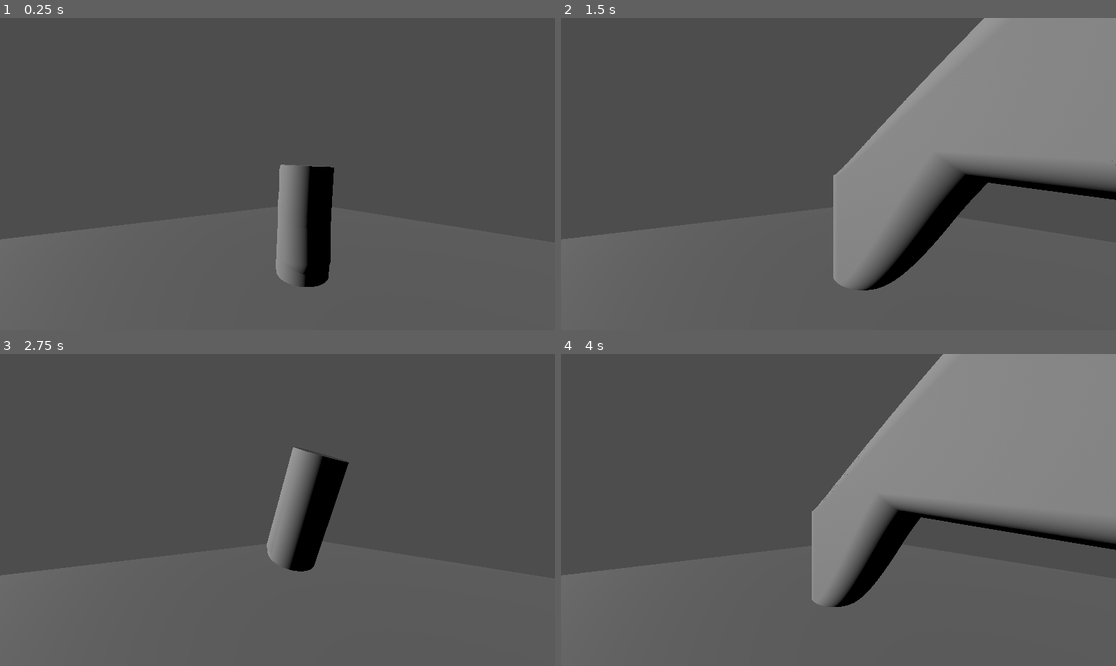
Above: before the commit, frames 1-4 (two rows, left to right).
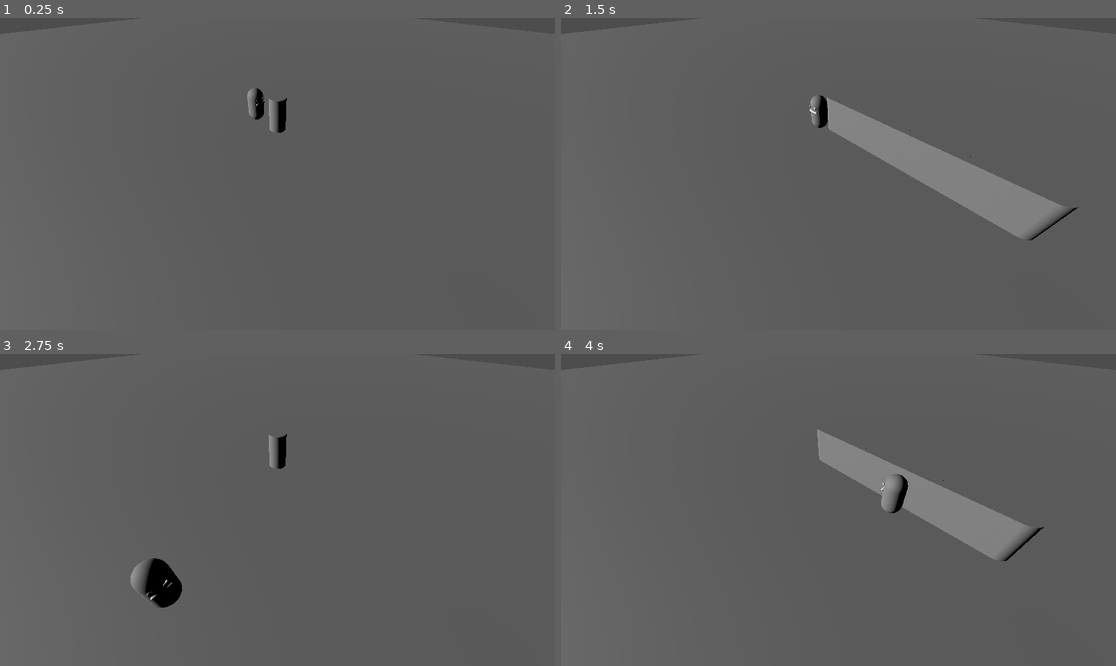
Above: after the commit, the same moments.

Repository: Luciferui/4D-Game
Game: Godot game, scene res://node.tscn
Two runs of this game, one before a commit and one after it. Both use one fixed random seed, a clock stepped at 60 frames per second and the inputs below.
Inputs:
- Up to frame 1 (0.25 s): no input
- Up to frame 2 (1.5 s): hold D (move_right) 0.53-1.28 s; hold I (T_glob_reinit) 0.53-1.28 s; hold S (move_back) from 1.28 s (still down); tap P (pi2_xw) at 1.35 s
- Up to frame 3 (2.75 s): release S (move_back) at 2.03 s; hold D (move_right) from 2.03 s (still down); hold O (reinit_xw) from 2.03 s (still down)
- Up to frame 4 (4 s): release D (move_right) at 2.78 s; release O (reinit_xw) at 2.78 s; hold W (move_forward) 2.78-3.53 s; tap I (T_glob_reinit) at 2.85 s; hold A (move_left) from 3.53 s (still down); hold P (pi2_xw) from 3.53 s (still down)

The runs differ from the first frame. In frame 1, 3.7% of the frame differs, in the area x 0-61%, y 22-87%; in frame 2, 27%; in frame 3, 4.5%; in frame 4, 27%, in the area x 0-100%, y 0-82%.

Commit message:
Player3d instead of 4d

Diff:
--- /dev/null
+++ b/Object4D.tscn
@@ -0,0 +1,174 @@
+[gd_scene format=3 uid="uid://cj4retvvyu4tg"]
+
+[ext_resource type="Script" uid="uid://coub8lbwbk0vt" path="res://Object4D.gd" id="1_cenfr"]
+
+[sub_resource type="CylinderMesh" id="CylinderMesh_40j6f"]
+
+[sub_resource type="Animation" id="Animation_sy5k4"]
+length = 0.001
+tracks/0/type = "bezier"
+tracks/0/imported = false
+tracks/0/enabled = true
+tracks/0/path = NodePath("../Template2/MeshInstance3D:position:x")
+tracks/0/interp = 1
+tracks/0/loop_wrap = true
+tracks/0/keys = {
+"handle_modes": PackedInt32Array(0),
+"points": PackedFloat32Array(0, -0.25, 0, 0.25, 0),
+"times": PackedFloat32Array(0)
+}
+tracks/1/type = "bezier"
+tracks/1/imported = false
+tracks/1/enabled = true
+tracks/1/path = NodePath("../Template2/MeshInstance3D:position:y")
+tracks/1/interp = 1
+tracks/1/loop_wrap = true
+tracks/1/keys = {
+"handle_modes": PackedInt32Array(0),
+"points": PackedFloat32Array(0, -0.25, 0, 0.25, 0),
+"times": PackedFloat32Array(0)
+}
+tracks/2/type = "bezier"
+tracks/2/imported = false
+tracks/2/enabled = true
+tracks/2/path = NodePath("../Template2/MeshInstance3D:position:z")
+tracks/2/interp = 1
+tracks/2/loop_wrap = true
+tracks/2/keys = {
+"handle_modes": PackedInt32Array(0),
+"points": PackedFloat32Array(0, -0.25, 0, 0.25, 0),
+"times": PackedFloat32Array(0)
+}
+tracks/3/type = "bezier"
+tracks/3/imported = false
+tracks/3/enabled = true
+tracks/3/path = NodePath("../Template2/MeshInstance3D:rotation:x")
+tracks/3/interp = 1
+tracks/3/loop_wrap = true
+tracks/3/keys = {
+"handle_modes": PackedInt32Array(0),
+"points": PackedFloat32Array(0, -0.25, 0, 0.25, 0),
+"times": PackedFloat32Array(0)
+}
+tracks/4/type = "bezier"
+tracks/4/imported = false
+tracks/4/enabled = true
+tracks/4/path = NodePath("../Template2/MeshInstance3D:rotation:y")
+tracks/4/interp = 1
+tracks/4/loop_wrap = true
+tracks/4/keys = {
+"handle_modes": PackedInt32Array(0),
+"points": PackedFloat32Array(0, -0.25, 0, 0.25, 0),
+"times": PackedFloat32Array(0)
+}
+tracks/5/type = "bezier"
+tracks/5/imported = false
+tracks/5/enabled = true
+tracks/5/path = NodePath("../Template2/MeshInstance3D:rotation:z")
+tracks/5/interp = 1
+tracks/5/loop_wrap = true
+tracks/5/keys = {
+"handle_modes": PackedInt32Array(0),
+"points": PackedFloat32Array(0, -0.25, 0, 0.25, 0),
+"times": PackedFloat32Array(0)
+}
+
+[sub_resource type="Animation" id="Animation_112p8"]
+resource_name = "decalée"
+length = 40.0
+
+[sub_resource type="Animation" id="Animation_j2q8x"]
+resource_name = "default"
+length = 20.0
+tracks/0/type = "bezier"
+tracks/0/imported = false
+tracks/0/enabled = true
+tracks/0/path = NodePath("../Template2/MeshInstance3D:position:x")
+tracks/0/interp = 1
+tracks/0/loop_wrap = true
+tracks/0/keys = {
+"handle_modes": PackedInt32Array(0, 2, 0),
+"points": PackedFloat32Array(0, -0.25, 0, 0.25, 0, 0, -0.4166667, 0, 0, 0, 0, -0.25, 0, 0.25, 0),
+"times": PackedFloat32Array(0, 2.5, 19.866667)
+}
+tracks/1/type = "bezier"
+tracks/1/imported = false
+tracks/1/enabled = true
+tracks/1/path = NodePath("../Template2/MeshInstance3D:position:y")
+tracks/1/interp = 1
+tracks/1/loop_wrap = true
+tracks/1/keys = {
+"handle_modes": PackedInt32Array(0, 2, 0),
+"points": PackedFloat32Array(0, -0.25, 0, 0.25, 0, 2, -0.4166667, -0.33333334, 0, 0, 0, -0.25, 0, 0.25, 0),
+"times": PackedFloat32Array(0, 2.5, 19.866667)
+}
+tracks/2/type = "bezier"
+tracks/2/imported = false
+tracks/2/enabled = true
+tracks/2/path = NodePath("../Template2/MeshInstance3D:position:z")
+tracks/2/interp = 1
+tracks/2/loop_wrap = true
+tracks/2/keys = {
+"handle_modes": PackedInt32Array(0, 2, 0),
+"points": PackedFloat32Array(0, -0.25, 0, 0.25, 0, 0, -0.4166667, 0, 0, 0, 0, -0.25, 0, 0.25, 0),
+"times": PackedFloat32Array(0, 2.5, 19.866667)
+}
+tracks/3/type = "bezier"
+tracks/3/imported = false
+tracks/3/enabled = true
+tracks/3/path = NodePath("../Template2/MeshInstance3D:rotation:x")
+tracks/3/interp = 1
+tracks/3/loop_wrap = true
+tracks/3/keys = {
+"handle_modes": PackedInt32Array(0, 2, 0),
+"points": PackedFloat32Array(0, -0.25, 0, 0.25, 0, 0, -0.4166667, 0, 0, 0, 0, -0.25, 0, 0.25, 0),
+"times": PackedFloat32Array(0, 2.5, 19.866667)
+}
+tracks/4/type = "bezier"
+tracks/4/imported = false
+tracks/4/enabled = true
+tracks/4/path = NodePath("../Template2/MeshInstance3D:rotation:y")
+tracks/4/interp = 1
+tracks/4/loop_wrap = true
+tracks/4/keys = {
+"handle_modes": PackedInt32Array(0, 2, 0),
+"points": PackedFloat32Array(0, -0.25, 0, 0.25, 0, 0, -0.4166667, 0, 0, 0, 0, -0.25, 0, 0.25, 0),
+"times": PackedFloat32Array(0, 2.5, 19.866667)
+}
+tracks/5/type = "bezier"
+tracks/5/imported = false
+tracks/5/enabled = true
+tracks/5/path = NodePath("../Template2/MeshInstance3D:rotation:z")
+tracks/5/interp = 1
+tracks/5/loop_wrap = true
+tracks/5/keys = {
+"handle_modes": PackedInt32Array(0, 2, 0),
+"points": PackedFloat32Array(0, -0.25, 0, 0.25, 0, -0.7853982, -0.4166667, 0.1308997, 0, 0, 0, -0.25, 0, 0.25, 0),
+"times": PackedFloat32Array(0, 2.5, 19.866667)
+}
+
+[sub_resource type="AnimationLibrary" id="AnimationLibrary_eiqcp"]
+_data = {
+&"RESET": SubResource("Animation_sy5k4"),
+&"decalée": SubResource("Animation_112p8"),
+&"default": SubResource("Animation_j2q8x")
+}
+
+[sub_resource type="CylinderShape3D" id="CylinderShape3D_p6tms"]
+
+[node name="Object4d" type="Node3D" unique_id=1342251696]
+script = ExtResource("1_cenfr")
+
+[node name="Template" type="StaticBody3D" parent="." unique_id=2727533]
+
+[node name="MeshInstance3D" type="MeshInstance3D" parent="Template" unique_id=1344372640]
+transform = Transform3D(0.99999994, 0, 0, 0, 0.99999994, 0, 0, 0, 1, 0, 0, 0)
+mesh = SubResource("CylinderMesh_40j6f")
+
+[node name="AnimationPlayer" type="AnimationPlayer" parent="Template" unique_id=605777592]
+root_node = NodePath("")
+libraries/ = SubResource("AnimationLibrary_eiqcp")
+
+[node name="CollisionBox3D" type="CollisionShape3D" parent="Template" unique_id=1304577060]
+shape = SubResource("CylinderShape3D_p6tms")
+debug_color = Color(0.9031507, 0.30837226, 3.85046e-07, 0.41960785)
--- /dev/null
+++ b/Player3D.gd
@@ -0,0 +1,43 @@
+extends CharacterBody3D
+@export var move_speed: float = 10
+@export var acceleration: float = 25.
+@export var deceleration: float = 18.
+
+var w_position: float = 0.0
+var _ghost_w_offsets: Array[float] = []
+var angle : float = 0.0
+var gravity : float = 0.5
+var has_jump : bool = false
+func _ready() -> void:
+	pass
+
+func _physics_process(delta: float) -> void:
+	var movement := Input.get_vector("move_left", "move_right", "move_forward", "move_back")
+
+	if Input.is_action_pressed("move_left") or Input.is_action_pressed("move_right") or Input.is_action_pressed("move_forward") or Input.is_action_pressed("move_back"):
+		var normalized = movement.normalized()
+		angle = acos(normalized.x) if asin(normalized.y) < 0 else -acos(normalized.x)
+	global_rotation = Vector3(0.0,angle, 0.0)
+
+
+	var target_velocity := Vector2(movement.x, movement.y) * move_speed
+	var horizontal_velocity := Vector2(velocity.x, velocity.z)
+	var speed_change := acceleration if target_velocity.length_squared() > 0.0 else deceleration
+	horizontal_velocity = horizontal_velocity.move_toward(target_velocity, speed_change * delta)
+	velocity.x = horizontal_velocity.x
+	velocity.z = horizontal_velocity.y
+
+
+	velocity.y -= gravity
+	if Input.is_action_pressed("move_up"):
+		if not has_jump:
+			velocity.y += 7.0
+			has_jump = true
+	if is_on_floor():
+		has_jump = false
+	if Input.is_action_pressed("move_down"):
+		velocity.y -= 1.0
+
+
+	move_and_slide()
+	#position += direction * move_speed * delta
--- a/Player4D.gd
+++ b/Player4D.gd
@@ -3,9 +3,12 @@
 
 @export var move_speed: float = 5.0
 @export var w_move_speed: float = 2.0
+@export var acceleration: float = 25.0
+@export var deceleration: float = 18.0
 
 var w_position: float = 0.0
 var _ghost_w_offsets: Array[float] = []
+var _movement_velocity := Vector3.ZERO
 
 func _ready() -> void:
 	super._ready()
@@ -17,6 +20,12 @@
 
 func _physics_process(delta: float) -> void:
 	var movement := Input.get_vector("move_left", "move_right", "move_forward", "move_back")
+	var normalized = movement.normalized()
+	@warning_ignore("unused_variable")
+	var angle = acos(normalized.x) if asin(normalized.y) > 0 else -acos(normalized.x)
+
+	global_rotate(Vector3(0.0, 1., 0.0), angle)
+
 	var direction := Vector3(movement.x, 0.0, movement.y)
 
 	if Input.is_action_pressed("move_up"):
@@ -26,7 +35,10 @@
 	if direction.length_squared() > 1.0:
 		direction = direction.normalized()
 
-	position_3d_origin += direction * move_speed * delta
+	var target_velocity := direction * move_speed
+	var speed_change := acceleration if direction.length_squared() > 0.0 else deceleration
+	_movement_velocity = _movement_velocity.move_toward(target_velocity, speed_change * delta)
+	position_3d_origin += _movement_velocity * delta
 
 	var w_direction := Input.get_axis("move_w_back", "move_w_forward")
 	if not is_zero_approx(w_direction):
@@ -39,5 +51,6 @@
 
 func reset_to_origin() -> void:
 	position_3d_origin = Vector3.ZERO
+	_movement_velocity = Vector3.ZERO
 	w_position = (w_start + w_end) * 0.5
 	_update_ghost_w_positions()
--- a/node.tscn
+++ b/node.tscn
@@ -2,7 +2,8 @@
 
 [ext_resource type="Script" uid="uid://bkbndli2vj25w" path="res://World4D.gd" id="1_j2q8x"]
 [ext_resource type="Script" uid="uid://coub8lbwbk0vt" path="res://Object4D.gd" id="2_112p8"]
-[ext_resource type="Script" uid="uid://b18bip6e43wry" path="res://Player4D.gd" id="2_e2u21"]
+[ext_resource type="Script" uid="uid://d1j82o7pkpe7a" path="res://Player3D.gd" id="3_112p8"]
+[ext_resource type="PackedScene" uid="uid://4q6di3hbcqye" path="res://player.tscn" id="3_e2u21"]
 
 [sub_resource type="CylinderMesh" id="CylinderMesh_nxiqb"]
 
@@ -11,7 +12,7 @@
 tracks/0/type = "bezier"
 tracks/0/imported = false
 tracks/0/enabled = true
-tracks/0/path = NodePath("MeshInstance3D:position:x")
+tracks/0/path = NodePath("../Template2/MeshInstance3D:position:x")
 tracks/0/interp = 1
 tracks/0/loop_wrap = true
 tracks/0/keys = {
@@ -22,7 +23,7 @@
 tracks/1/type = "bezier"
 tracks/1/imported = false
 tracks/1/enabled = true
-tracks/1/path = NodePath("MeshInstance3D:position:y")
+tracks/1/path = NodePath("../Template2/MeshInstance3D:position:y")
 tracks/1/interp = 1
 tracks/1/loop_wrap = true
 tracks/1/keys = {
@@ -33,7 +34,7 @@
 tracks/2/type = "bezier"
 tracks/2/imported = false
 tracks/2/enabled = true
-tracks/2/path = NodePath("MeshInstance3D:position:z")
+tracks/2/path = NodePath("../Template2/MeshInstance3D:position:z")
 tracks/2/interp = 1
 tracks/2/loop_wrap = true
 tracks/2/keys = {
@@ -44,7 +45,7 @@
 tracks/3/type = "bezier"
 tracks/3/imported = false
 tracks/3/enabled = true
-tracks/3/path = NodePath("MeshInstance3D:rotation:x")
+tracks/3/path = NodePath("../Template2/MeshInstance3D:rotation:x")
 tracks/3/interp = 1
 tracks/3/loop_wrap = true
 tracks/3/keys = {
@@ -55,7 +56,7 @@
 tracks/4/type = "bezier"
 tracks/4/imported = false
 tracks/4/enabled = true
-tracks/4/path = NodePath("MeshInstance3D:rotation:y")
+tracks/4/path = NodePath("../Template2/MeshInstance3D:rotation:y")
 tracks/4/interp = 1
 tracks/4/loop_wrap = true
 tracks/4/keys = {
@@ -66,7 +67,7 @@
 tracks/5/type = "bezier"
 tracks/5/imported = false
 tracks/5/enabled = true
-tracks/5/path = NodePath("MeshInstance3D:rotation:z")
+tracks/5/path = NodePath("../Template2/MeshInstance3D:rotation:z")
 tracks/5/interp = 1
 tracks/5/loop_wrap = true
 tracks/5/keys = {
@@ -74,76 +75,10 @@
 "points": PackedFloat32Array(0, -0.25, 0, 0.25, 0),
 "times": PackedFloat32Array(0)
 }
-tracks/6/type = "bezier"
-tracks/6/imported = false
-tracks/6/enabled = true
-tracks/6/path = NodePath("../../Player/Template/MeshInstance3D:position:x")
-tracks/6/interp = 1
-tracks/6/loop_wrap = true
-tracks/6/keys = {
-"handle_modes": PackedInt32Array(0),
-"points": PackedFloat32Array(0, -0.25, 0, 0.25, 0),
-"times": PackedFloat32Array(0)
-}
-tracks/7/type = "bezier"
-tracks/7/imported = false
-tracks/7/enabled = true
-tracks/7/path = NodePath("../../Player/Template/MeshInstance3D:position:y")
-tracks/7/interp = 1
-tracks/7/loop_wrap = true
-tracks/7/keys = {
-"handle_modes": PackedInt32Array(0),
-"points": PackedFloat32Array(1.7082942, -0.25, 0, 0.25, 0),
-"times": PackedFloat32Array(0)
-}
-tracks/8/type = "bezier"
-tracks/8/imported = false
-tracks/8/enabled = true
-tracks/8/path = NodePath("../../Player/Template/MeshInstance3D:position:z")
-tracks/8/interp = 1
-tracks/8/loop_wrap = true
-tracks/8/keys = {
-"handle_modes": PackedInt32Array(0),
-"points": PackedFloat32Array(0, -0.25, 0, 0.25, 0),
-"times": PackedFloat32Array(0)
-}
 
 [sub_resource type="Animation" id="Animation_112p8"]
 resource_name = "decalée"
 length = 40.0
-tracks/0/type = "bezier"
-tracks/0/imported = false
-tracks/0/enabled = true
-tracks/0/path = NodePath("../../Player/Template/MeshInstance3D:position:x")
-tracks/0/interp = 1
-tracks/0/loop_wrap = true
-tracks/0/keys = {
-"handle_modes": PackedInt32Array(0, 2, 2),
-"points": PackedFloat32Array(0, -0.25, 0, 0.25, 0, 0, -2.8710184, 0, 2.4034886, 0, 0, -5.274507, 0, 0, 0),
-"times": PackedFloat32Array(5.73, 22.95611, 37.37704)
-}
-tracks/1/type = "bezier"
-tracks/1/imported = false
-tracks/1/enabled = true
-tracks/1/path = NodePath("../../Player/Template/MeshInstance3D:position:y")
-tracks/1/interp = 1
-tracks/1/loop_wrap = true
-tracks/1/keys = {
-"handle_modes": PackedInt32Array(0, 2, 2),
-"points": PackedFloat32Array(1.7082942, -0.25, 0, 0.25, 0, 5, -2.8710184, 0, 2.4034886, 0, 1.7082942, -5.274507, 0, 0, 0),
-"times": PackedFloat32Array(5.73, 22.95611, 37.37704)
-}
-tracks/2/type = "bezier"
-tracks/2/imported = false
-tracks/2/enabled = true
-tracks/2/path = NodePath("../../Player/Template/MeshInstance3D:position:z")
-tracks/2/interp = 1
-tracks/2/loop_wrap = true
-tracks/2/keys = {
-"handle_modes": PackedInt32Array(0, 2, 2),
-"points": PackedFloat32Array(0, -0.25, 0, 0.25, 0, 0, -2.8710184, 0, 2.4034886, 0, 0, -5.274507, 0, 0, 0),
-"times": PackedFloat32Array(5.73, 22.95611, 37.37704)
-}
 
 [sub_resource type="Animation" id="Animation_j2q8x"]
 resource_name = "default"
@@ -151,7 +86,7 @@
 tracks/0/type = "bezier"
 tracks/0/imported = false
 tracks/0/enabled = true
-tracks/0/path = NodePath("MeshInstance3D:position:x")
+tracks/0/path = NodePath("../Template2/MeshInstance3D:position:x")
 tracks/0/interp = 1
 tracks/0/loop_wrap = true
 tracks/0/keys = {
@@ -162,7 +97,7 @@
 tracks/1/type = "bezier"
 tracks/1/imported = false
 tracks/1/enabled = true
-tracks/1/path = NodePath("MeshInstance3D:position:y")
+tracks/1/path = NodePath("../Template2/MeshInstance3D:position:y")
 tracks/1/interp = 1
 tracks/1/loop_wrap = true
 tracks/1/keys = {
@@ -173,7 +108,7 @@
 tracks/2/type = "bezier"
 tracks/2/imported = false
 tracks/2/enabled = true
-tracks/2/path = NodePath("MeshInstance3D:position:z")
+tracks/2/path = NodePath("../Template2/MeshInstance3D:position:z")
 tracks/2/interp = 1
 tracks/2/loop_wrap = true
 tracks/2/keys = {
@@ -184,7 +119,7 @@
 tracks/3/type = "bezier"
 tracks/3/imported = false
 tracks/3/enabled = true
-tracks/3/path = NodePath("MeshInstance3D:rotation:x")
+tracks/3/path = NodePath("../Template2/MeshInstance3D:rotation:x")
 tracks/3/interp = 1
 tracks/3/loop_wrap = true
 tracks/3/keys = {
@@ -195,7 +130,7 @@
 tracks/4/type = "bezier"
 tracks/4/imported = false
 tracks/4/enabled = true
-tracks/4/path = NodePath("MeshInstance3D:rotation:y")
+tracks/4/path = NodePath("../Template2/MeshInstance3D:rotation:y")
 tracks/4/interp = 1
 tracks/4/loop_wrap = true
 tracks/4/keys = {
@@ -206,7 +141,7 @@
 tracks/5/type = "bezier"
 tracks/5/imported = false
 tracks/5/enabled = true
-tracks/5/path = NodePath("MeshInstance3D:rotation:z")
+tracks/5/path = NodePath("../Template2/MeshInstance3D:rotation:z")
 tracks/5/interp = 1
 tracks/5/loop_wrap = true
 tracks/5/keys = {
@@ -222,9 +157,11 @@
 &"default": SubResource("Animation_j2q8x")
 }
 
-[sub_resource type="CapsuleMesh" id="CapsuleMesh_112p8"]
+[sub_resource type="CylinderShape3D" id="CylinderShape3D_ssidi"]
 
 [sub_resource type="BoxMesh" id="BoxMesh_j2q8x"]
+
+[sub_resource type="BoxShape3D" id="BoxShape3D_e2u21"]
 
 [node name="Node" type="Node" unique_id=484371017]
 script = ExtResource("1_j2q8x")
@@ -232,52 +169,38 @@
 [node name="DirectionalLight3D" type="DirectionalLight3D" parent="." unique_id=730253959]
 transform = Transform3D(0.8287056, 0, -0.5596848, 0.23713486, 0.9058056, 0.35111722, 0.50696564, -0.42369357, 0.7506462, -3.9170828, 1.9236689, 3.2307007)
 
-[node name="Node3D" type="Node3D" parent="." unique_id=941760556]
+[node name="Cylinder" type="Node3D" parent="." unique_id=941760556]
 script = ExtResource("2_112p8")
 w_end = 10.0
 time_slices = 1000
 
-[node name="Template" type="Node3D" parent="Node3D" unique_id=1069026347]
-
-[node name="MeshInstance3D" type="MeshInstance3D" parent="Node3D/Template" unique_id=1078121323]
+[node name="Template" type="StaticBody3D" parent="Cylinder" unique_id=72348588]
+
+[node name="MeshInstance3D" type="MeshInstance3D" parent="Cylinder/Template" unique_id=1078121323]
 transform = Transform3D(0.99999994, 0, 0, 0, 0.99999994, 0, 0, 0, 1, 0, 0, 0)
 mesh = SubResource("CylinderMesh_nxiqb")
 
-[node name="AnimationPlayer" type="AnimationPlayer" parent="Node3D/Template" unique_id=1829312441]
+[node name="AnimationPlayer" type="AnimationPlayer" parent="Cylinder/Template" unique_id=1829312441]
+root_node = NodePath("")
 libraries/ = SubResource("AnimationLibrary_112p8")
 
-[node name="Player" type="Node3D" parent="." unique_id=1408991428]
-transform = Transform3D(1, 0, 0, 0, 1, 0, 0, 0, 1, 2.313712, 0, 0)
-script = ExtResource("2_e2u21")
-w_end = 1000.0
-time_slices = 10000
-animation_name = "RESET"
-
-[node name="Template" type="Node3D" parent="Player" unique_id=2004538165]
-
-[node name="MeshInstance3D" type="MeshInstance3D" parent="Player/Template" unique_id=351384966]
-transform = Transform3D(0.9999999, 0, 0, 0, 0.9999999, 0, 0, 0, 1, 0, 1.7082942, 0)
-mesh = SubResource("CapsuleMesh_112p8")
-
-[node name="AnimationPlayer" type="AnimationPlayer" parent="Player/Template" unique_id=1817519351]
-libraries/ = SubResource("AnimationLibrary_112p8")
-
-[node name="MeshInstance3D" type="MeshInstance3D" parent="." unique_id=2046952029]
-transform = Transform3D(100, 0, 0, 0, 1, 0, 0, 0, 100, 0, -10, 0)
+[node name="CollisionBox3D" type="CollisionShape3D" parent="Cylinder/Template" unique_id=2024978840]
+shape = SubResource("CylinderShape3D_ssidi")
+debug_color = Color(0.9031507, 0.30837226, 3.85046e-07, 0.41960785)
+
+[node name="Player" parent="." unique_id=1078661559 instance=ExtResource("3_e2u21")]
+transform = Transform3D(1, 0, 0, 0, 1, 0, 0, 0, 1, -1.96, 0, 0)
+script = ExtResource("3_112p8")
+
+[node name="StaticBody3D" type="StaticBody3D" parent="." unique_id=1828077194]
+transform = Transform3D(100, 0, 0, 0, 1, 0, 0, 0, 100, 0, -1.5980966, 0)
+
+[node name="MeshInstance3D" type="MeshInstance3D" parent="StaticBody3D" unique_id=2046952029]
 mesh = SubResource("BoxMesh_j2q8x")
 
-[node name="Node3D3" type="Node3D" parent="." unique_id=1663669631]
-script = ExtResource("2_112p8")
-
-[node name="Template" type="Node3D" parent="Node3D3" unique_id=806187178]
-
-[node name="MeshInstance3D" type="MeshInstance3D" parent="Node3D3/Template" unique_id=2048925484]
-transform = Transform3D(0.9999999, 0, 0, 0, 0.9999999, 0, 0, 0, 1, 0, 0, 0)
-mesh = SubResource("CylinderMesh_nxiqb")
-
-[node name="AnimationPlayer" type="AnimationPlayer" parent="Node3D3/Template" unique_id=1714882051]
-libraries/ = SubResource("AnimationLibrary_112p8")
+[node name="CollisionShape3D" type="CollisionShape3D" parent="StaticBody3D" unique_id=2131524892]
+shape = SubResource("BoxShape3D_e2u21")
 
 [node name="Camera3D" type="Camera3D" parent="." unique_id=502209679]
-transform = Transform3D(0.5942333, 0, 0.80429274, 0, 1, 0, -0.80429274, 0, 0.5942333, 2.837222, 1.0295842, 2.7293887)
+transform = Transform3D(0.70710677, -0.49999997, 0.49999997, 0, 0.70710677, 0.70710677, -0.70710677, -0.49999997, 0.49999997, 7.739309, 5.9407406, 7.7470775)
 far = 10000.0
--- /dev/null
+++ b/player.tscn
@@ -0,0 +1,33 @@
+[gd_scene format=3 uid="uid://4q6di3hbcqye"]
+
+[sub_resource type="CapsuleMesh" id="CapsuleMesh_ssidi"]
+
+[sub_resource type="CapsuleMesh" id="CapsuleMesh_4d8j6"]
+
+[sub_resource type="CapsuleMesh" id="CapsuleMesh_sh265"]
+
+[sub_resource type="StandardMaterial3D" id="StandardMaterial3D_ssidi"]
+
+[sub_resource type="CapsuleShape3D" id="CapsuleShape3D_ssidi"]
+
+[node name="Player" type="CharacterBody3D" unique_id=115030262]
+
+[node name="MeshInstance3D" type="MeshInstance3D" parent="." unique_id=1848393419]
+mesh = SubResource("CapsuleMesh_ssidi")
+
+[node name="MeshInstance3D2" type="MeshInstance3D" parent="." unique_id=39369572]
+transform = Transform3D(0.0985211, 0.016222117, 0.00551699, 0, -0.032197967, 0.09467466, 0.017134592, -0.09327451, -0.03172179, 0.4715541, 0.45801318, 0.22251081)
+mesh = SubResource("CapsuleMesh_4d8j6")
+
+[node name="MeshInstance3D3" type="MeshInstance3D" parent="." unique_id=1825408682]
+transform = Transform3D(0.1, 0, 0, 0, 0.03255682, 0.09455187, 0, -0.09455187, 0.03255682, 0.46685416, 0.46433222, -0.20239194)
+mesh = SubResource("CapsuleMesh_sh265")
+surface_material_override/0 = SubResource("StandardMaterial3D_ssidi")
+
+[node name="MeshInstance3D4" type="MeshInstance3D" parent="." unique_id=121263440]
+transform = Transform3D(0.15104745, 0, 0, 0, -1.5091738e-08, -0.14688796, 0, 0.34525868, -6.420677e-09, 0.44786018, 0.19916153, -0.007806778)
+mesh = SubResource("CapsuleMesh_sh265")
+surface_material_override/0 = SubResource("StandardMaterial3D_ssidi")
+
+[node name="CollisionShape3D" type="CollisionShape3D" parent="." unique_id=616554777]
+shape = SubResource("CapsuleShape3D_ssidi")
Not shown, added: Player3D.gd.uid
Not shown, added: node.tscn649661991.tmp
